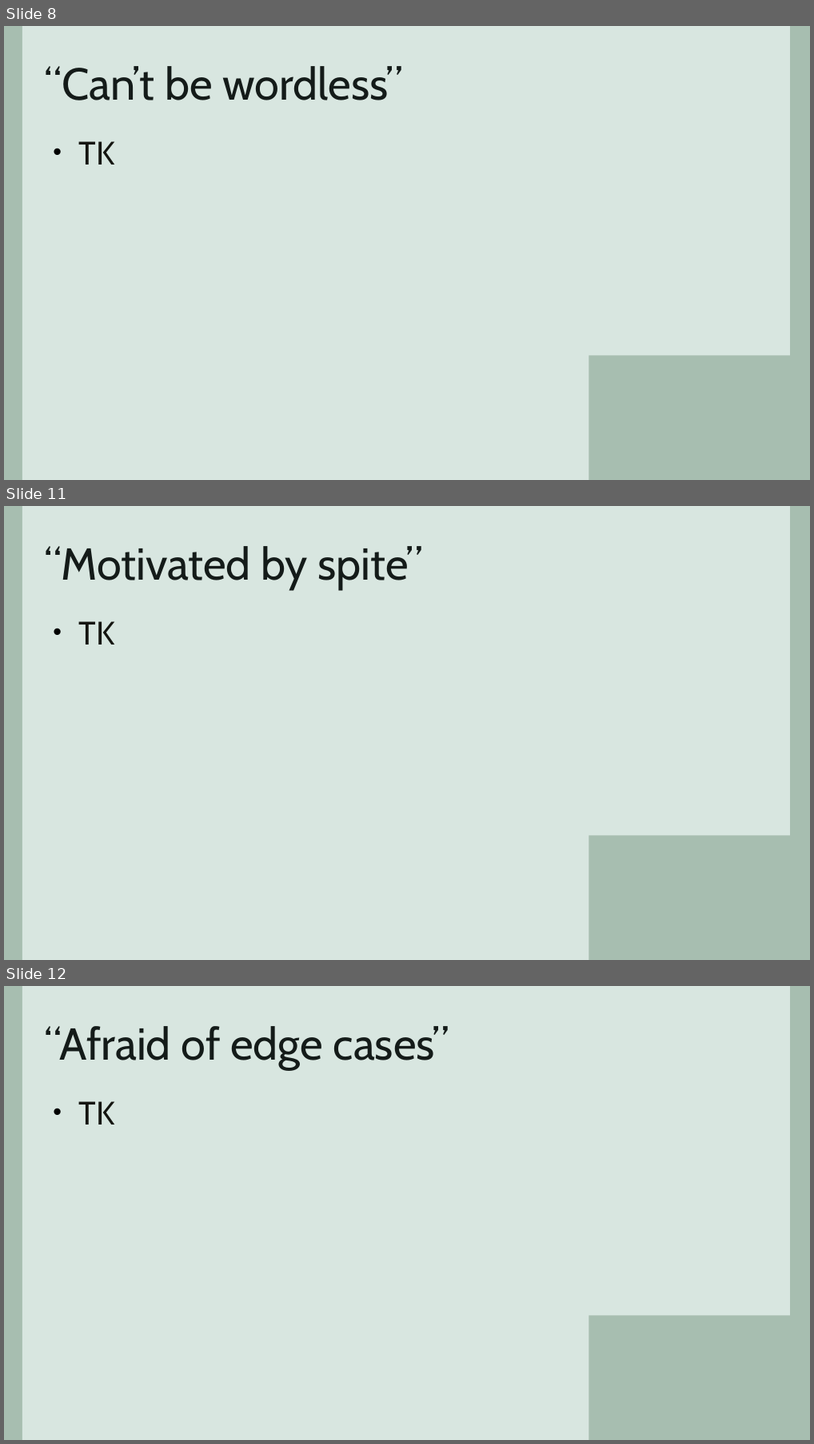
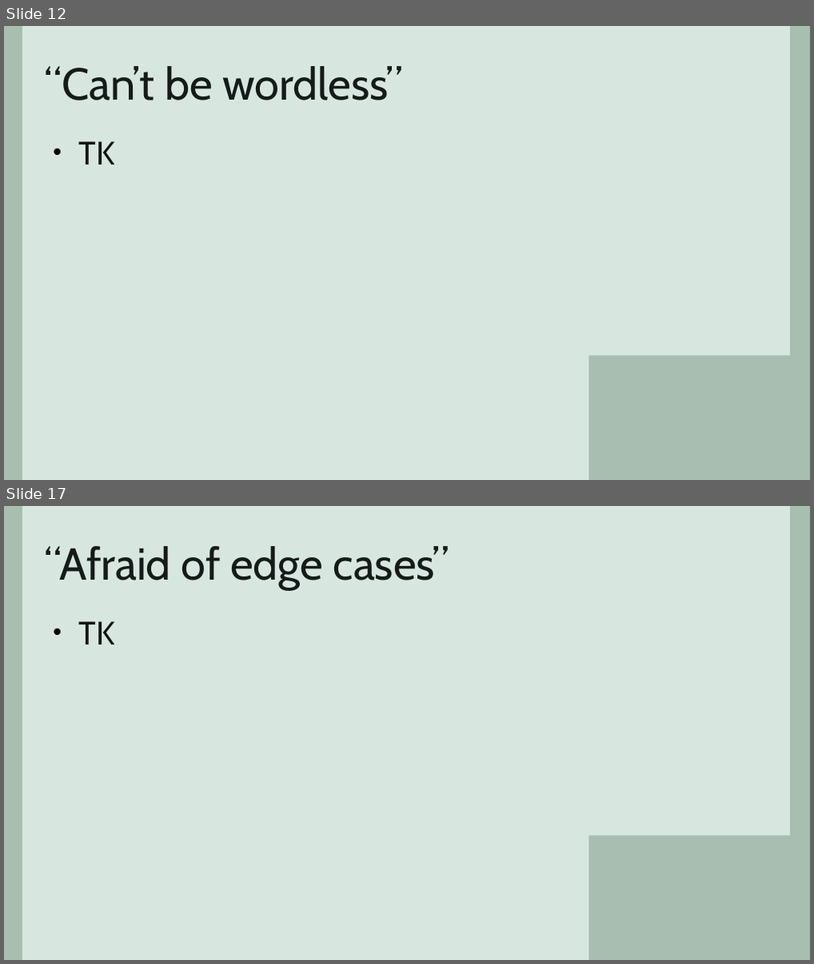
Before and after one commit to ZacharyTalis/thinky-talk, a slide deck: thinky-talk.odp. Shown one above the other, each under a label of ours: slides 8, 11 and 12 before the commit, slides 12 and 17 after it; the slides between them are not shown. The pictures are 814x1444 and 814x964 pixels, drawn with LibreOffice and Linux fonts; fonts in the diff are those of the drawing. Boxes give left, top, right and bottom in pixels: in the first picture for what was removed or moved away, otherwise in the second. Text is boxed around its words. In the diff, an @@ line names an element or a change of style, - is before the commit and + after.

```diff
--- a/thinky-talk.odp
+++ b/thinky-talk.odp
@@ slide 11 removed at <box>4,506,810,960</box>, background #A7BEB0; not listed: 2 template elements that a slide beside it also shows @@
@@ title removed at <box>44,546,423,589</box> @@
-“Motivated by spite”
@@ text removed at <box>78,621,114,644</box> @@
-• TK
@@ what was slide 8 is now slide 12 @@
@@ what was slide 12 is now slide 17 @@
```
Also in this commit, not shown: 3 slides changed, 2 slides added, 1 other slide removed.
